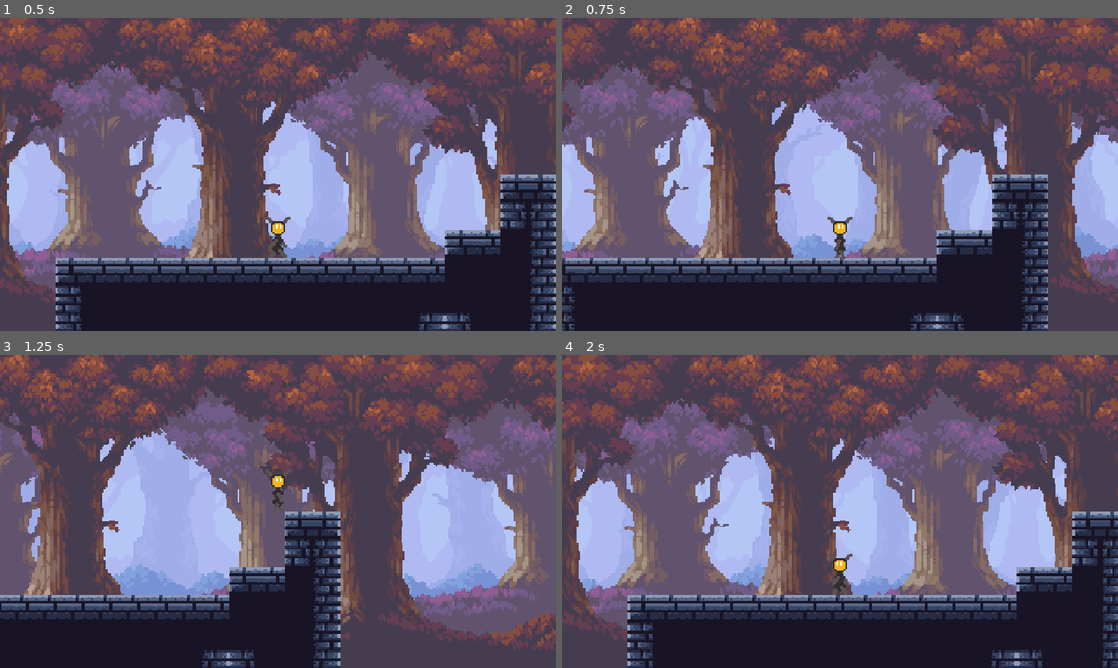
Above: before the commit, frames 1-4 (two rows, left to right).
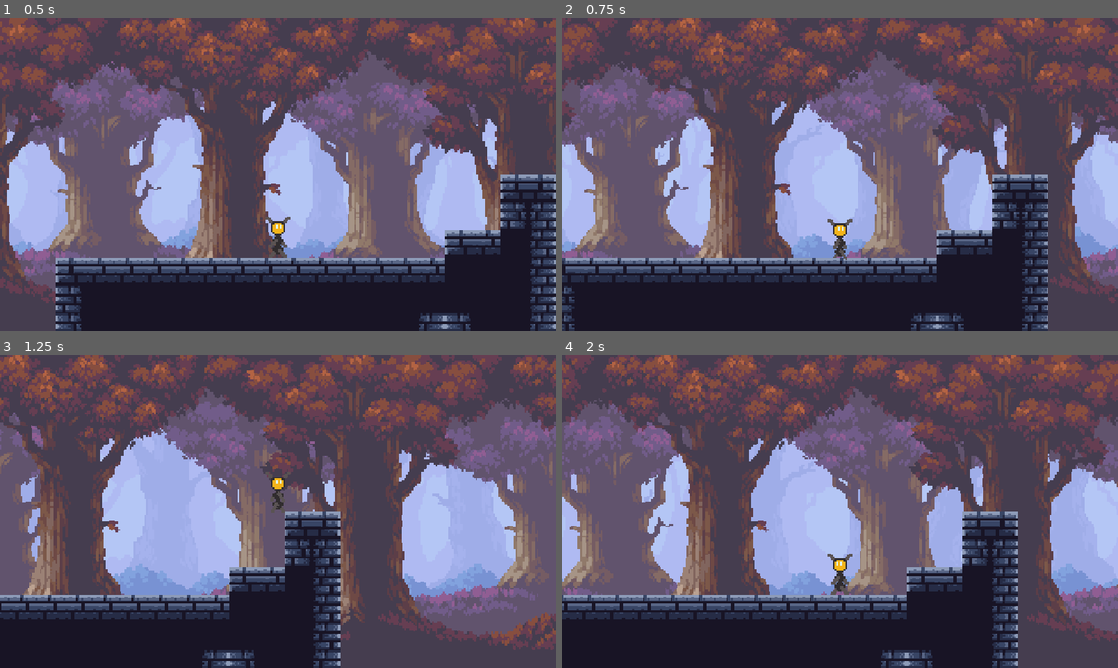
Above: after the commit, the same moments.

Repository: nilanshsharma23/daydream-game-jam
Game: Godot game, scene res://scenes/world.tscn
Same seed, same stepped clock (60 frames per second), same inputs: the game is played once before the commit and once after it.
Inputs:
- Up to frame 1 (0.5 s): no input
- Up to frame 2 (0.75 s): hold Right (move_right) from 0.53 s (still down); hold Shift (sprint, bound only after the commit) from 0.53 s (still down)
- Up to frame 3 (1.25 s): keep holding Right (move_right); keep holding Shift (sprint, bound only after the commit); tap Space (jump) at 0.77 s
- Up to frame 4 (2 s): release Right (move_right) at 1.28 s; release Shift (sprint, bound only after the commit) at 1.28 s; hold Left (move_left) from 1.28 s (still down); tap Shift (sprint, bound only after the commit) at 1.35 s; tap Space (jump) at 1.52 s

Frame 1 is identical in both runs. In frame 2, 0.2% of the frame differs, in the area x 47-53%, y 63-78%; in frame 3, 0.1%; in frame 4, 71%, in the area x 0-100%, y 0-100%.

Commit message:
sprinting

Diff:
--- a/project.godot
+++ b/project.godot
@@ -42,6 +42,11 @@
 , Object(InputEventKey,"resource_local_to_scene":false,"resource_name":"","device":-1,"window_id":0,"alt_pressed":false …(183 unchanged characters)…
 ]
 }
+sprint={
+"deadzone": 0.2,
+"events": [Object(InputEventKey,"resource_local_to_scene":false,"resource_name":"","device":-1,"window_id":0,"alt_pressed":false,"shift_pressed":false,"ctrl_pressed":false,"meta_pressed":false,"pressed":false,"keycode":0,"physical_keycode":4194325,"key_label":0,"unicode":0,"location":0,"echo":false,"script":null)
+]
+}
 
 [rendering]
 
--- a/scenes/player.tscn
+++ b/scenes/player.tscn
@@ -59,6 +59,18 @@
 "update": 0,
 "values": [1.5707964, 0.0, 1.5707964]
 }
+tracks/4/type = "value"
+tracks/4/imported = false
+tracks/4/enabled = true
+tracks/4/path = NodePath("Body:position")
+tracks/4/interp = 1
+tracks/4/loop_wrap = true
+tracks/4/keys = {
+"times": PackedFloat32Array(0, 0.25, 0.5, 0.75, 1),
+"transitions": PackedFloat32Array(-2, -2, -2, -2, -2),
+"update": 0,
+"values": [Vector2(0, 0), Vector2(0, 1), Vector2(0, 0), Vector2(0, 1), Vector2(0, 0)]
+}
 
 [sub_resource type="Animation" id="Animation_qlg0r"]
 length = 0.001
@@ -109,6 +121,18 @@
 "transitions": PackedFloat32Array(1),
 "update": 0,
 "values": [1.5707964]
+}
+tracks/4/type = "value"
+tracks/4/imported = false
+tracks/4/enabled = true
+tracks/4/path = NodePath("Body:position")
+tracks/4/interp = 1
+tracks/4/loop_wrap = true
+tracks/4/keys = {
+"times": PackedFloat32Array(0),
+"transitions": PackedFloat32Array(1),
+"update": 0,
+"values": [Vector2(0, 0)]
 }
 
 [sub_resource type="Animation" id="Animation_tuyoq"]
@@ -163,10 +187,75 @@
 "values": [1.5707964]
 }
 
+[sub_resource type="Animation" id="Animation_fjrip"]
+resource_name = "sprint"
+loop_mode = 1
+tracks/0/type = "value"
+tracks/0/imported = false
+tracks/0/enabled = true
+tracks/0/path = NodePath("Limbs/LegFront:rotation")
+tracks/0/interp = 1
+tracks/0/loop_wrap = true
+tracks/0/keys = {
+"times": PackedFloat32Array(0, 0.5, 1),
+"transitions": PackedFloat32Array(-2, -2, -2),
+"update": 0,
+"values": [-0.3926991, 1.9634954, -0.3926991]
+}
+tracks/1/type = "value"
+tracks/1/imported = false
+tracks/1/enabled = true
+tracks/1/path = NodePath("Limbs/LegBack:rotation")
+tracks/1/interp = 1
+tracks/1/loop_wrap = true
+tracks/1/keys = {
+"times": PackedFloat32Array(0, 0.5, 1),
+"transitions": PackedFloat32Array(-2, -2, -2),
+"update": 0,
+"values": [1.9634954, -0.3926991, 1.9634954]
+}
+tracks/2/type = "value"
+tracks/2/imported = false
+tracks/2/enabled = true
+tracks/2/path = NodePath("Limbs/ArmFront:rotation")
+tracks/2/interp = 1
+tracks/2/loop_wrap = true
+tracks/2/keys = {
+"times": PackedFloat32Array(0, 0.5, 1),
+"transitions": PackedFloat32Array(-2, -2, -2),
+"update": 0,
+"values": [1.9634954, -0.3926991, 1.9634954]
+}
+tracks/3/type = "value"
+tracks/3/imported = false
+tracks/3/enabled = true
+tracks/3/path = NodePath("Limbs/ArmBack:rotation")
+tracks/3/interp = 1
+tracks/3/loop_wrap = true
+tracks/3/keys = {
+"times": PackedFloat32Array(0, 0.5, 1),
+"transitions": PackedFloat32Array(-2, -2, -2),
+"update": 0,
+"values": [-0.3926991, 2.1380284, -0.3926991]
+}
+tracks/4/type = "value"
+tracks/4/imported = false
+tracks/4/enabled = true
+tracks/4/path = NodePath("Body:position")
+tracks/4/interp = 1
+tracks/4/loop_wrap = true
+tracks/4/keys = {
+"times": PackedFloat32Array(0, 0.25, 0.5, 0.75, 1),
+"transitions": PackedFloat32Array(-2, -2, -2, -2, -2),
+"update": 0,
+"values": [Vector2(0, 0), Vector2(0, 1.5), Vector2(0, 0), Vector2(0, 1.5), Vector2(0, 0)]
+}
+
 [sub_resource type="AnimationLibrary" id="AnimationLibrary_tuyoq"]
 _data = {
 &"RESET": SubResource("Animation_qlg0r"),
 &"idle": SubResource("Animation_tuyoq"),
+&"sprint": SubResource("Animation_fjrip"),
 &"walk": SubResource("Animation_dqkch")
 }
 
--- a/scripts/player.gd
+++ b/scripts/player.gd
@@ -1,7 +1,7 @@
 extends CharacterBody2D
 
 const GRAVITY: float = 400.0
-const WALK_SPEED: float = 200.0
+var walk_speed: float = 100
 const JUMP_SPEED: float = 200
 
 var is_touching_ground: bool = false
@@ -14,21 +14,34 @@
 func _physics_process(delta: float) -> void:
 	velocity.y += delta * GRAVITY
 
+	if Input.is_action_pressed("sprint"):
+		walk_speed = 200
+	else:
+		walk_speed = 100
+
 	if Input.is_action_pressed("move_left"):
-		velocity.x = -WALK_SPEED
+		velocity.x = -walk_speed
 
 		for sprite in body_parts:
 			sprite.flip_h = true
 
-		animation_player.play("walk")
+		if walk_speed >= 200:
+			animation_player.play("sprint")
+		else:
+			animation_player.play("walk")
+
 		limbs.scale.x = -1
 	elif Input.is_action_pressed("move_right"):
-		velocity.x = WALK_SPEED
+		velocity.x = walk_speed
 
 		for sprite in body_parts:
 			sprite.flip_h = false
 
-		animation_player.play("walk")
+		if walk_speed >= 200:
+			animation_player.play("sprint")
+		else:
+			animation_player.play("walk")
+
 		limbs.scale.x = 1
 	else:
 		velocity.x = 0
Not shown: 1 places in scenes/player.tscn that only renumber resources
